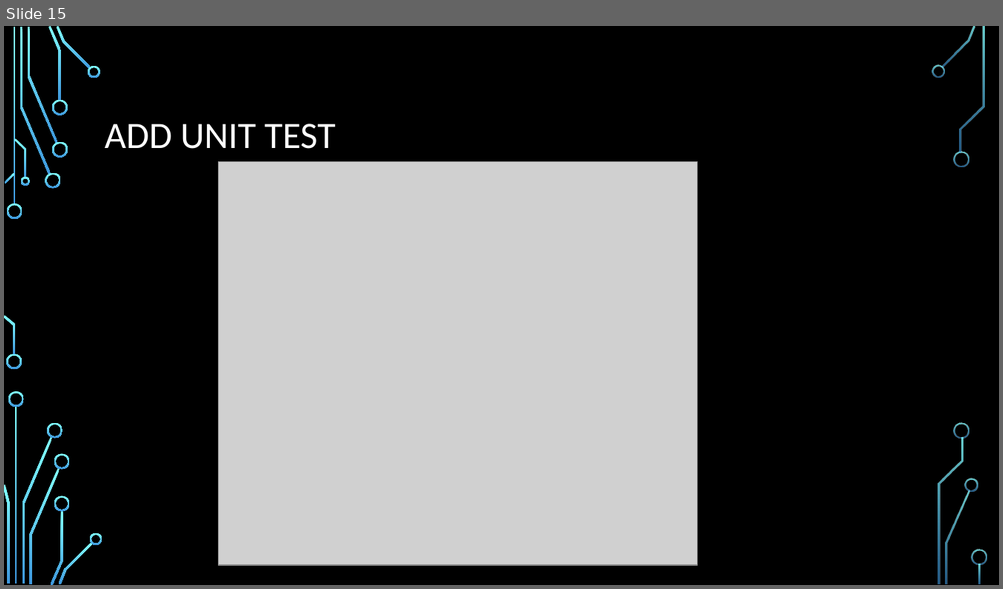
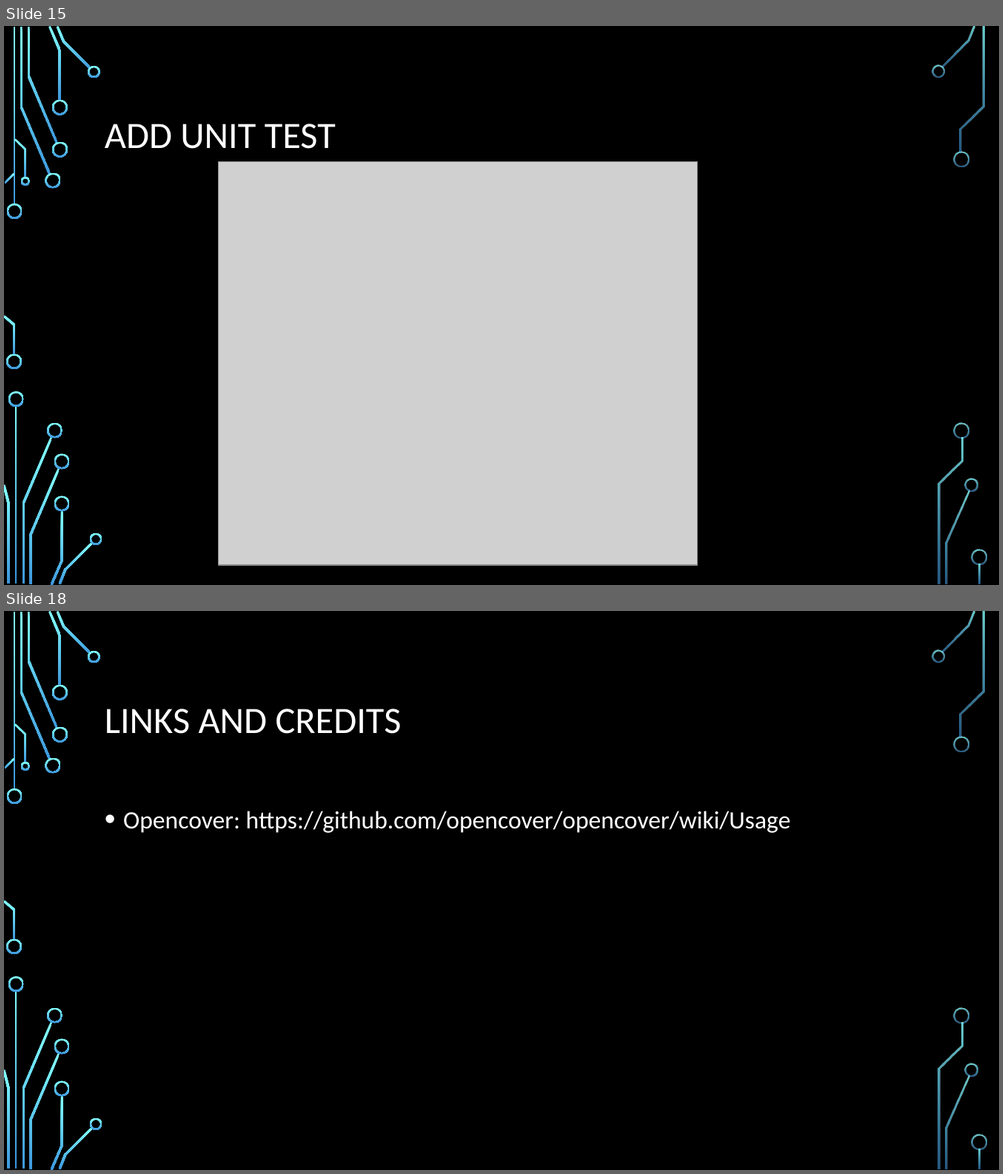
Before and after one commit to CedricAgoda/opensource-ci, a slide deck: Presentation/Full Open-Source CI.pptx. Shown one above the other, each under a label of ours: slide 15 before the commit, slides 15 and 18 after it; the slides between them are not shown. The pictures are 1003x589 and 1003x1174 pixels, drawn with LibreOffice and Linux fonts; fonts in the diff are those of the drawing; grey boxes stand for pictures; background and template pictures are left out. Boxes give left, top, right and bottom in pixels: in the first picture for what was removed or moved away, otherwise in the second. Text is boxed around its words. In the diff, an @@ line names an element or a change of style, - is before the commit and + after.

Commit message:
First push to test opencover

```diff
--- a/Presentation/Full Open-Source CI.pptx
+++ b/Presentation/Full Open-Source CI.pptx
@@ slide 18 added at box(4, 611, 999, 1170), background picture (left out); not listed: 36 template elements that a slide beside it also shows @@
@@ title added at box(105, 709, 401, 734), 36 pt, text #FFFFFF @@
+LINKS AND CREDITS
@@ text added at box(123, 811, 791, 833), 24 pt, text #FFFFFF @@
+• Opencover: https://github.com/opencover/opencover/wiki/Usage
```
Also in this commit, not shown: 2 other slides added, 7 other files.
